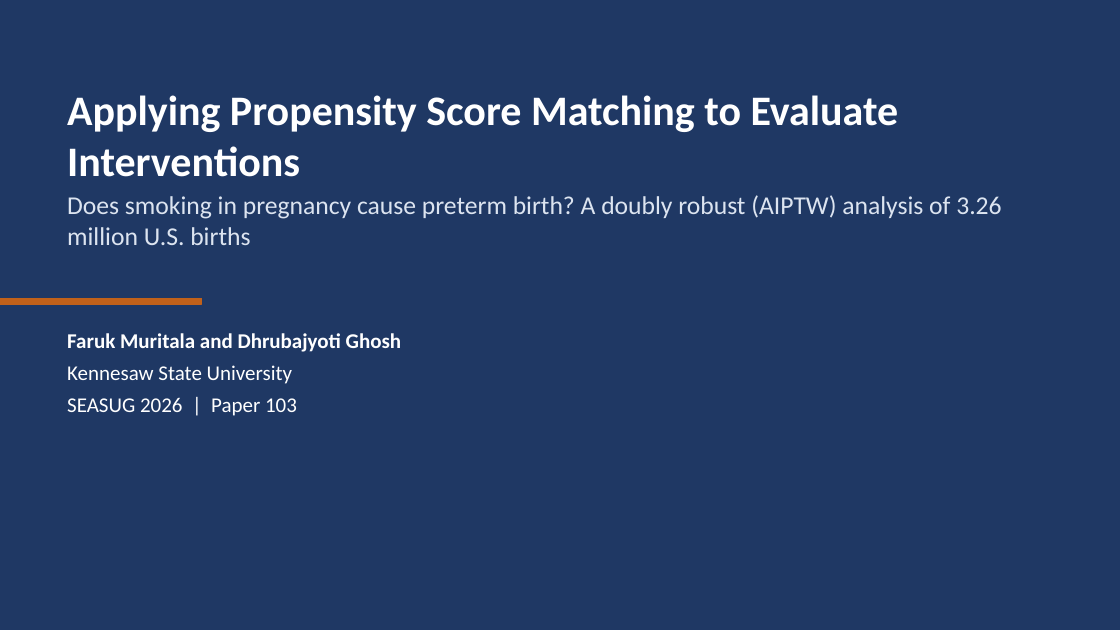
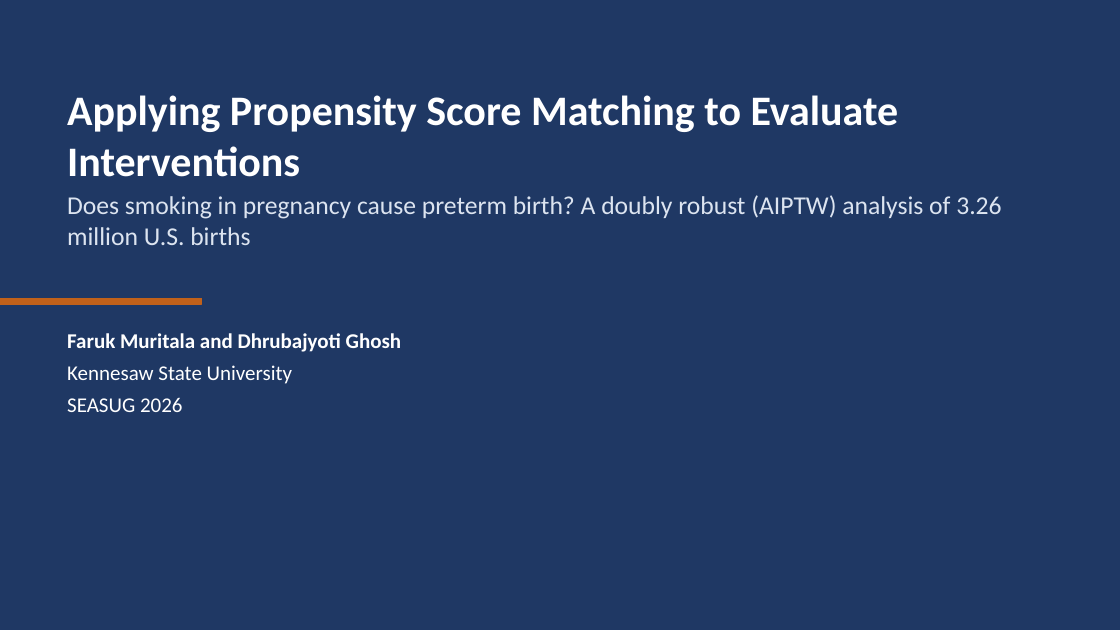
Before and after one commit to fmurital/Causal-Inference-, a slide deck: slide 1 of slides/SEASUG2026_Slides_Muritala_Ghosh.pptx. Drawn at 1120x630 pixels with LibreOffice and Linux fonts; fonts in the diff are those of the drawing. Boxes give left, top, right and bottom in pixels: in the first picture for what was removed or moved away, otherwise in the second. Text is boxed around its words. In the diff, an @@ line names an element or a change of style, - is before the commit and + after.

Commit message:
Final SEASUG 2026 materials: impersonal paper typeset in LaTeX, updated slides, README and figure fix

```diff
--- a/slides/SEASUG2026_Slides_Muritala_Ghosh.pptx
+++ b/slides/SEASUG2026_Slides_Muritala_Ghosh.pptx
@@ text at (67,397,183,412): text changed @@
-SEASUG 2026 | Paper 103
+SEASUG 2026
```
Also in this commit, not shown: 14 other slides changed, 15 other files.
